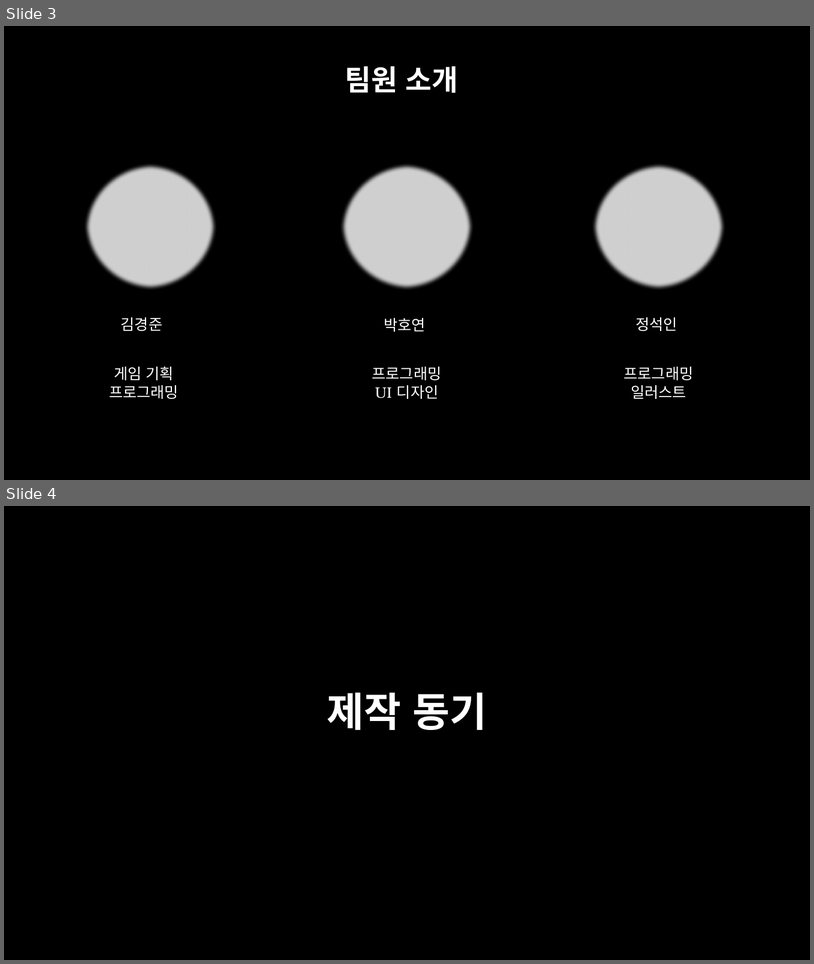
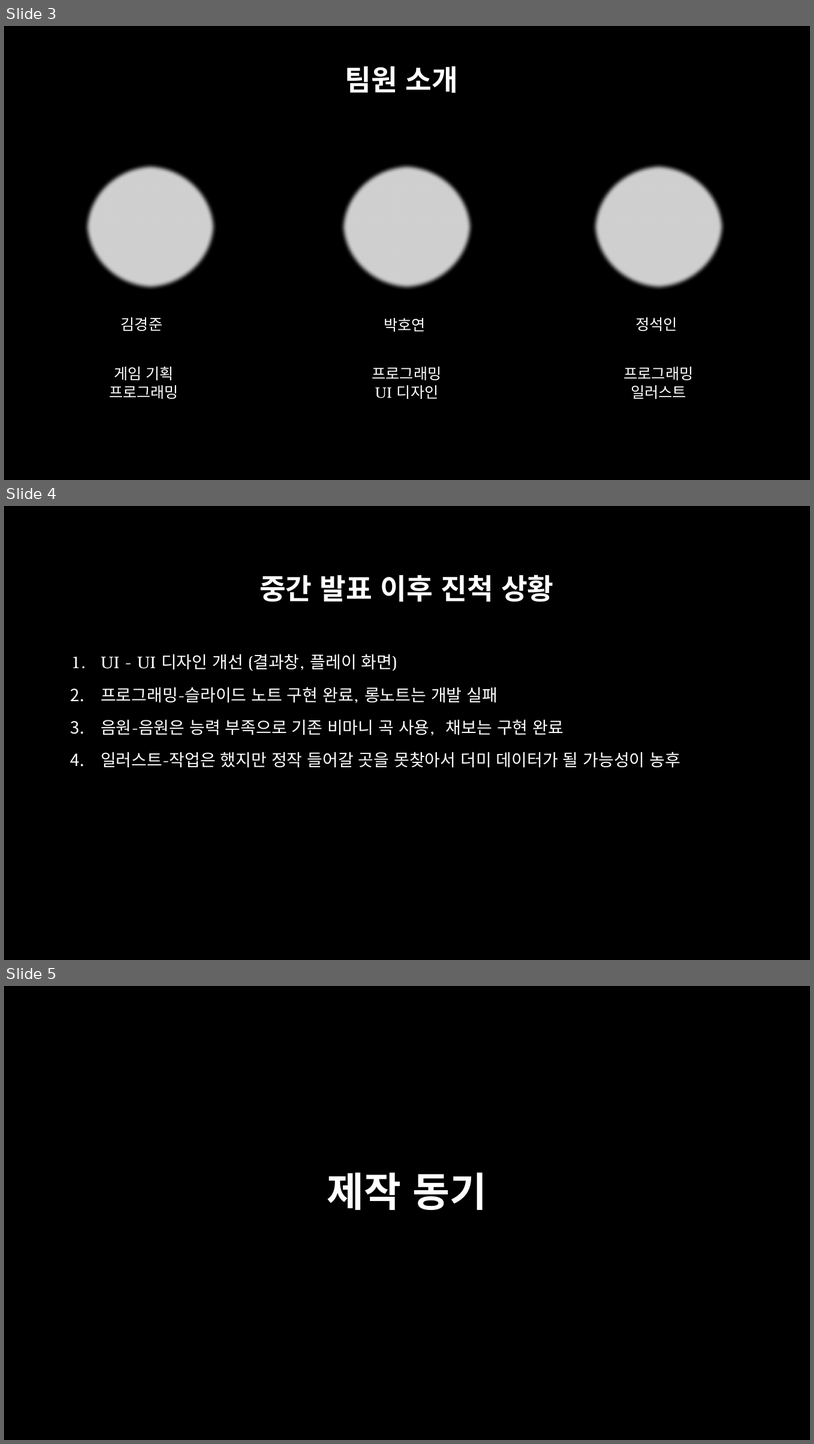
Before and after one commit to Sub-L/CapitalRhythm-Ho-, a slide deck: ds.pptx. Shown one above the other, each under a label of ours: slides 3 and 4 before the commit, slides 3, 4 and 5 after it. The pictures are 814x964 and 814x1444 pixels, drawn with LibreOffice and Linux fonts; fonts in the diff are those of the drawing; grey boxes stand for pictures; background and template pictures are left out. Boxes give left, top, right and bottom in pixels: in the first picture for what was removed or moved away, otherwise in the second. Text is boxed around its words. In the diff, an @@ line names an element or a change of style, - is before the commit and + after.

Commit message:
asd

```diff
--- a/ds.pptx
+++ b/ds.pptx
@@ slide 4 added at box(4, 506, 810, 960), background picture (left out) @@
@@ title added at box(260, 575, 554, 602), 34 pt, text #FFFFFF, bold @@
+중간 발표 이후 진척 상황
@@ text added at box(101, 654, 681, 768), 20 pt, text #FFFFFF @@
+1. UI - UI 디자인 개선 (결과창, 플레이 화면)
+2. 프로그래밍-슬라이드 노트 구현 완료, 롱노트는 개발 실패
+3. 음원-음원은 능력 부족으로 기존 비마니 곡 사용, 채보는 구현 완료
+4. 일러스트-작업은 했지만 정작 들어갈 곳을 못찾아서 더미 데이터가 될 가능성이 농후
@@ what was slide 4 is now slide 5 @@
```
